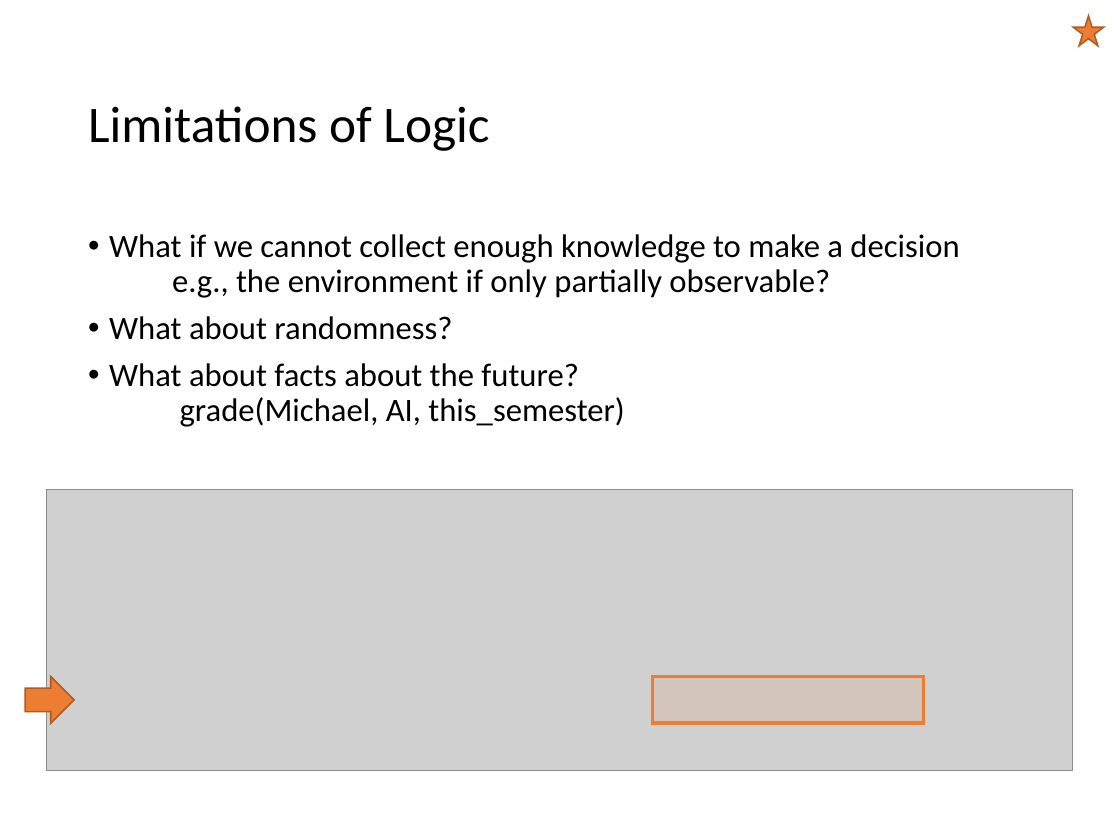
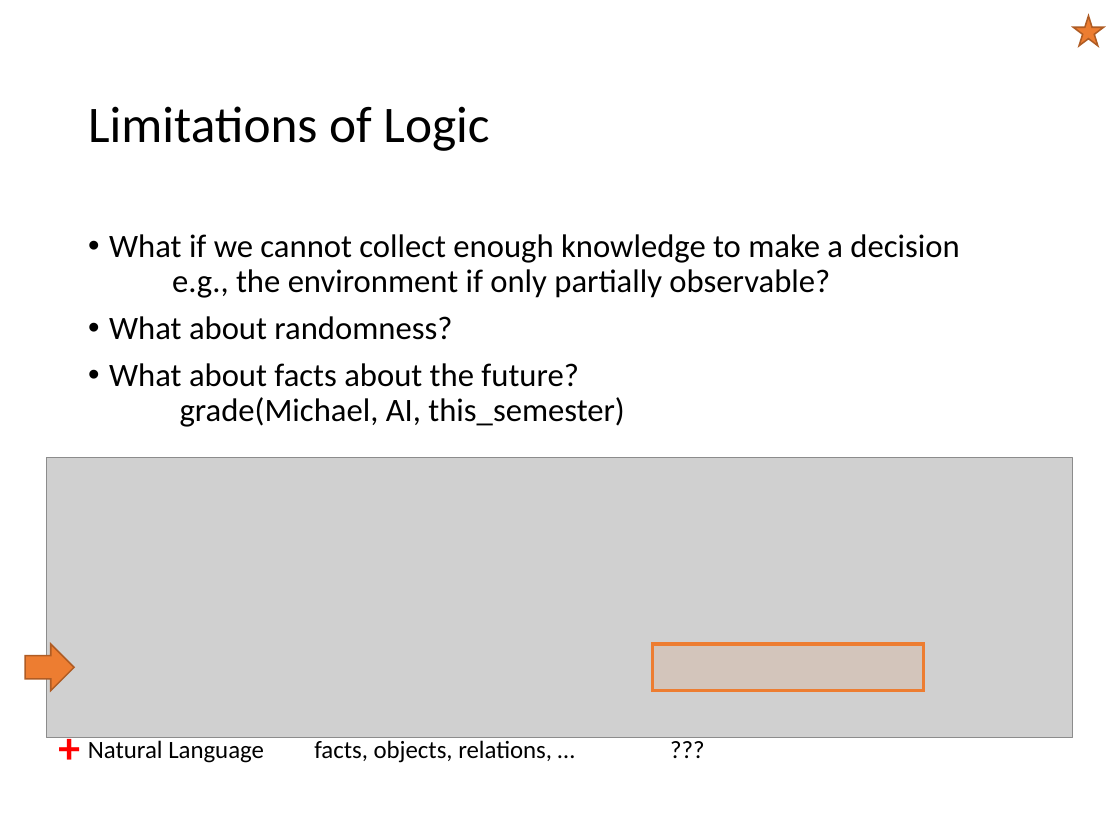
Before and after one commit to mhahsler/CS7320-AI, a slide deck: slide 36 of slides/07_logic.pptx. Drawn at 1120x840 pixels with LibreOffice and Linux fonts; fonts in the diff are those of the drawing; grey boxes stand for pictures. Boxes give left, top, right and bottom in pixels: in the first picture for what was removed or moved away, otherwise in the second. Text is boxed around its words. In the diff, an @@ line names an element or a change of style, - is before the commit and + after.

```diff
--- a/slides/07_logic.pptx
+++ b/slides/07_logic.pptx
@@ 1 picture, 1 rectangle, 1 right arrow: place and size @@
-1 picture, 1 rectangle, 1 right arrow at [25, 489, 1073, 771]
+1 picture, 1 rectangle, 1 right arrow at [25, 457, 1073, 738]
@@ text added at [47, 715, 84, 778], 28 pt, text #FF0000, bold @@
++
@@ text added at [88, 740, 552, 763], 16 pt, text #000000 @@
+Natural Language facts, objects, relations, … ???
```
Also in this commit, not shown: 5 other slides changed, 3 slides added, 2 other files.
